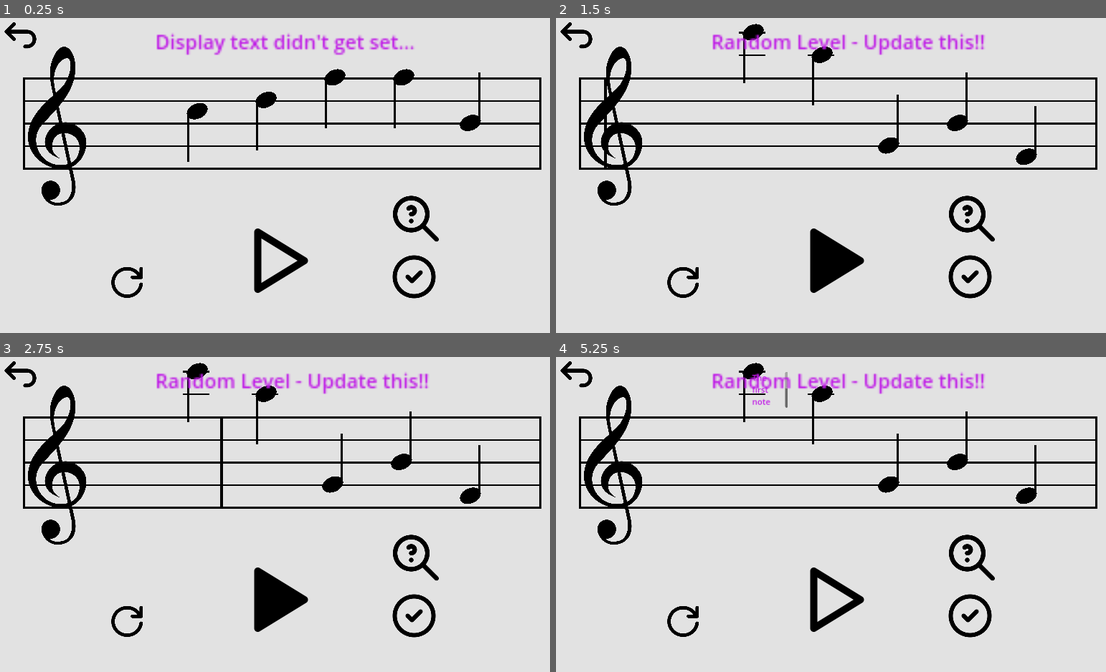
Above: before the commit, frames 1-4 (two rows, left to right).
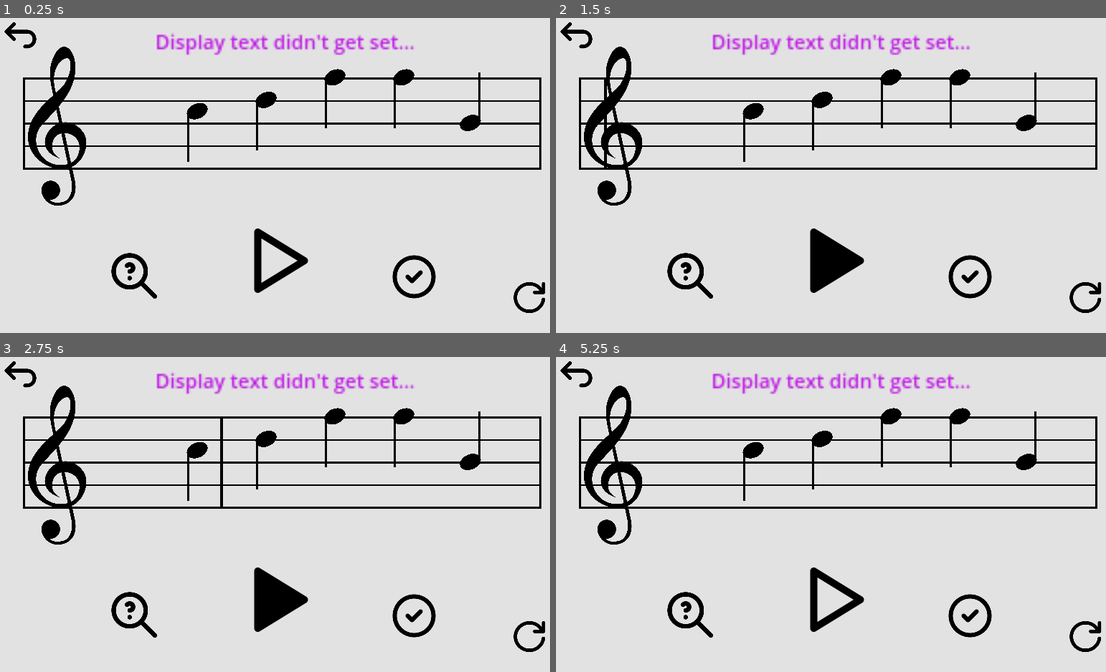
Above: after the commit, the same moments.

Repository: Sniggiho/COMP225-Reluna
Game: Godot game, scene res://Scenes/firstScene.tscn
Two runs of this game, one before a commit and one after it. Both use one fixed random seed, a clock stepped at 60 frames per second and the inputs below.
Inputs (mouse positions are in pixels of both pictures, inside the frame that each line leads up to; where the layout moved, square brackets give the same spot in the first picture):
- Up to frame 1 (0.25 s): no input
- Up to frame 2 (1.5 s): click (682, 282) at 0.52 s; click (831, 260) at 1.25 s
- Up to frame 3 (2.75 s): click (275, 599) at 2 s
- Up to frame 4 (5.25 s): click (754, 372) at 2.77 s; click (968, 615) at 3.5 s; click (688, 615) [974, 558] at 4.25 s; click (754, 372) at 5.02 s

The runs differ from the first frame. In frame 1, 1.1% of the frame differs, in the area x 20-100%, y 56-94%; in frame 2, 4.4%; in frame 3, 4.4%; in frame 4, 4.5%, in the area x 20-100%, y 1-94%.

Commit message:
rearranged the buttons

Diff:
--- a/Project/Scenes/firstScene.tscn
+++ b/Project/Scenes/firstScene.tscn
@@ -56,19 +56,19 @@
 flat = true
 
 [node name="HintButton" type="TextureButton" parent="."]
-offset_left = 1093.0
-offset_top = 494.0
-offset_right = 1333.0
-offset_bottom = 734.0
-scale = Vector2(0.640001, 0.640001)
+offset_left = 308.0
+offset_top = 654.0
+offset_right = 548.0
+offset_bottom = 894.0
+scale = Vector2(0.637106, 0.637106)
 texture_normal = ExtResource("8_c0d27")
 texture_hover = ExtResource("9_rdd6e")
 
 [node name="ResetButton" type="Button" parent="."]
-offset_left = 237.0
-offset_top = 624.0
-offset_right = 757.0
-offset_bottom = 1144.0
+offset_left = 1417.0
+offset_top = 721.0
+offset_right = 1702.0
+offset_bottom = 1013.0
 scale = Vector2(0.490653, 0.480003)
 theme_override_colors/font_hover_color = Color(0.517647, 0.498039, 0.886275, 1)
 theme_override_colors/icon_hover_color = Color(0.517647, 0.498039, 0.886275, 1)
@@ -81,10 +81,11 @@
 
 [node name="ResetButton" type="Button" parent="ResetButton"]
 layout_mode = 0
-offset_right = 104.0
-offset_bottom = 121.0
+offset_right = 57.0
+offset_bottom = 68.0
 scale = Vector2(5, 4.28)
 flat = true
+metadata/_edit_group_ = true
 
 [node name="Debug" type="Node" parent="."]
 
